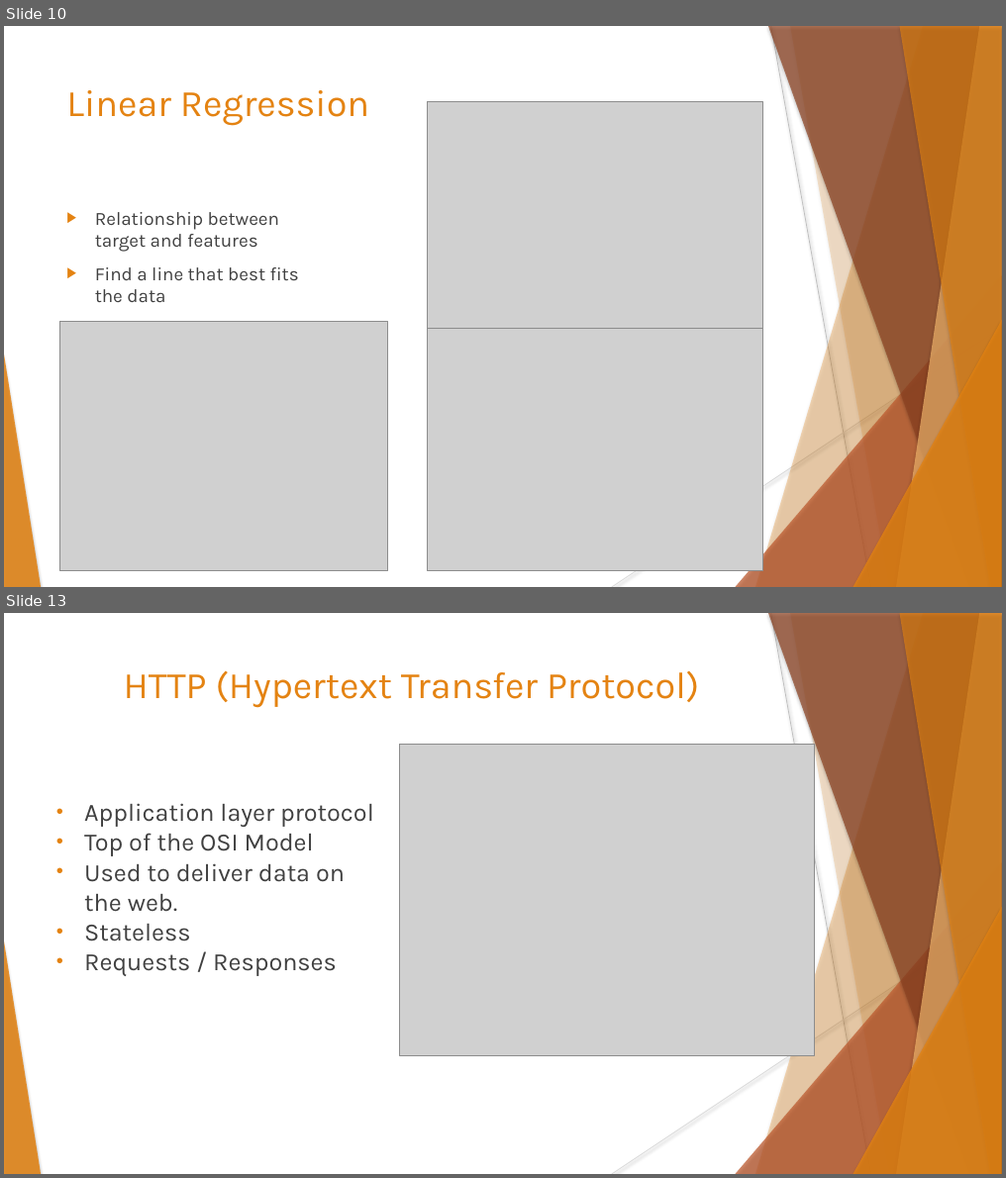
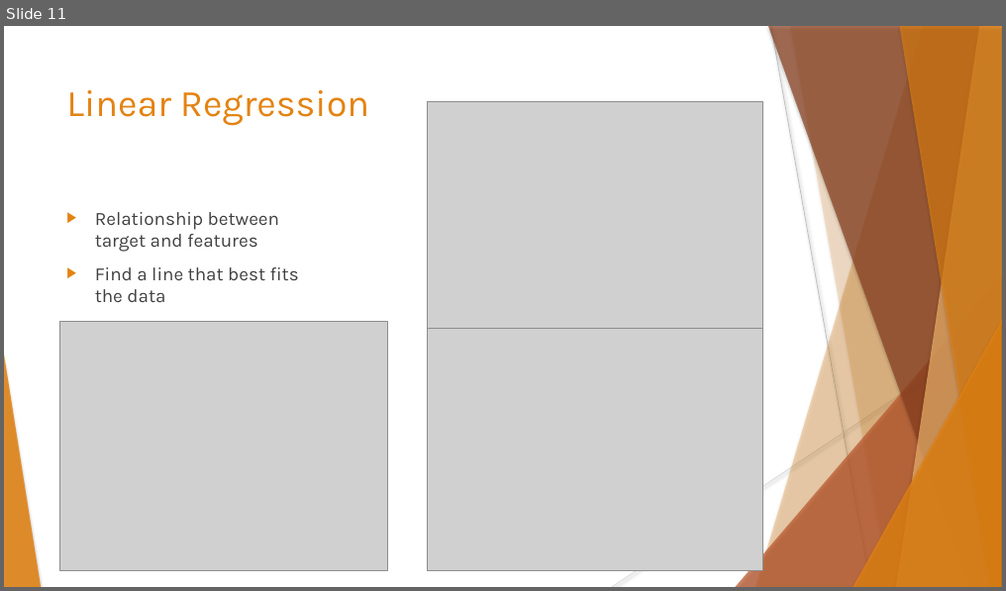
Before and after one commit to data-max-hq/workshop-epoka, a slide deck: Presentations/Introduction to Machine Learning.pptx. Shown one above the other, each under a label of ours: slides 10 and 13 before the commit, slide 11 after it; the slides between them are not shown. The pictures are 1006x1178 and 1006x591 pixels, drawn with LibreOffice and Linux fonts; fonts in the diff are those of the drawing; grey boxes stand for pictures; background and template pictures are left out. Boxes give left, top, right and bottom in pixels: in the first picture for what was removed or moved away, otherwise in the second. Text is boxed around its words. In the diff, an @@ line names an element or a change of style, - is before the commit and + after.

```diff
--- a/Presentations/Introduction to Machine Learning.pptx
+++ b/Presentations/Introduction to Machine Learning.pptx
@@ slide 13 removed at (x1=4, y1=613, x2=1002, y2=1174), background #FFFFFF; not listed: 10 template elements that a slide beside it also shows @@
@@ text removed at (x1=124, y1=670, x2=699, y2=708) @@
-HTTP (Hypertext Transfer Protocol)
@@ picture removed at (x1=399, y1=744, x2=814, y2=1056) @@
@@ text removed at (x1=84, y1=803, x2=374, y2=976) @@
-• Application layer protocol
-• Top of the OSI Model
-• Used to deliver data on the web.
-• Stateless
-• Requests / Responses
@@ what was slide 10 is now slide 11 @@
```
Also in this commit, not shown: 12 slides changed, 4 slides added, 1 other slide removed, 1 other file.
